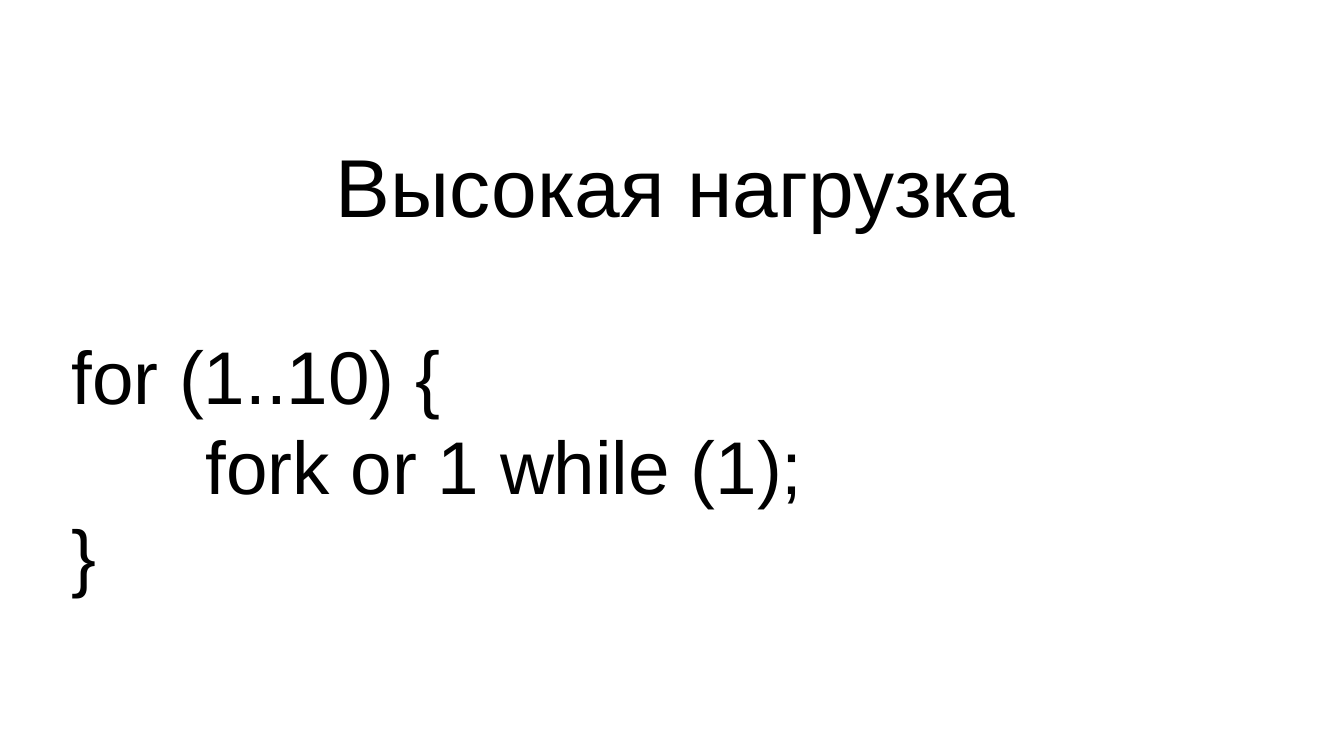
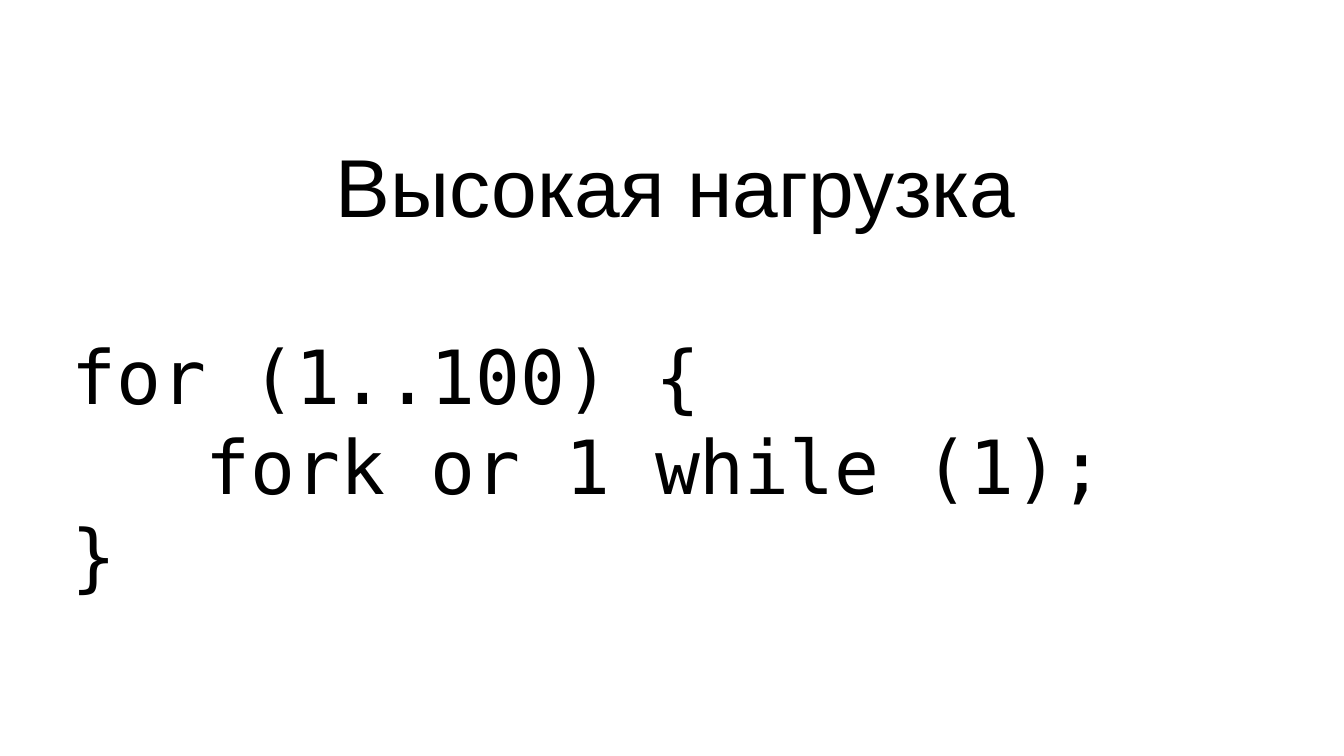
Before and after one commit to Mons/perl-ex, a slide deck: slide 6 of drafts/AE-Highload.odp (slide 7 before the commit). Drawn at 1344x756 pixels with LibreOffice and Linux fonts; fonts in the diff are those of the drawing; background and template pictures are left out. Boxes give left, top, right and bottom in pixels: in the first picture for what was removed or moved away, otherwise in the second. Text is boxed around its words. In the diff, an @@ line names an element or a change of style, - is before the commit and + after.

```diff
--- a/drafts/AE-Highload.odp
+++ b/drafts/AE-Highload.odp
@@ subtitle at (71,347,1105,505): text changed; font Arial to DejaVu Sans Mono @@
-for (1..10) {
-fork or 1 while (1);
-}
+for (1..100) {
+fork or 1 while (1);
+}
```
Also in this commit, not shown: 15 other slides changed, 14 slides added, 1 slide removed.
